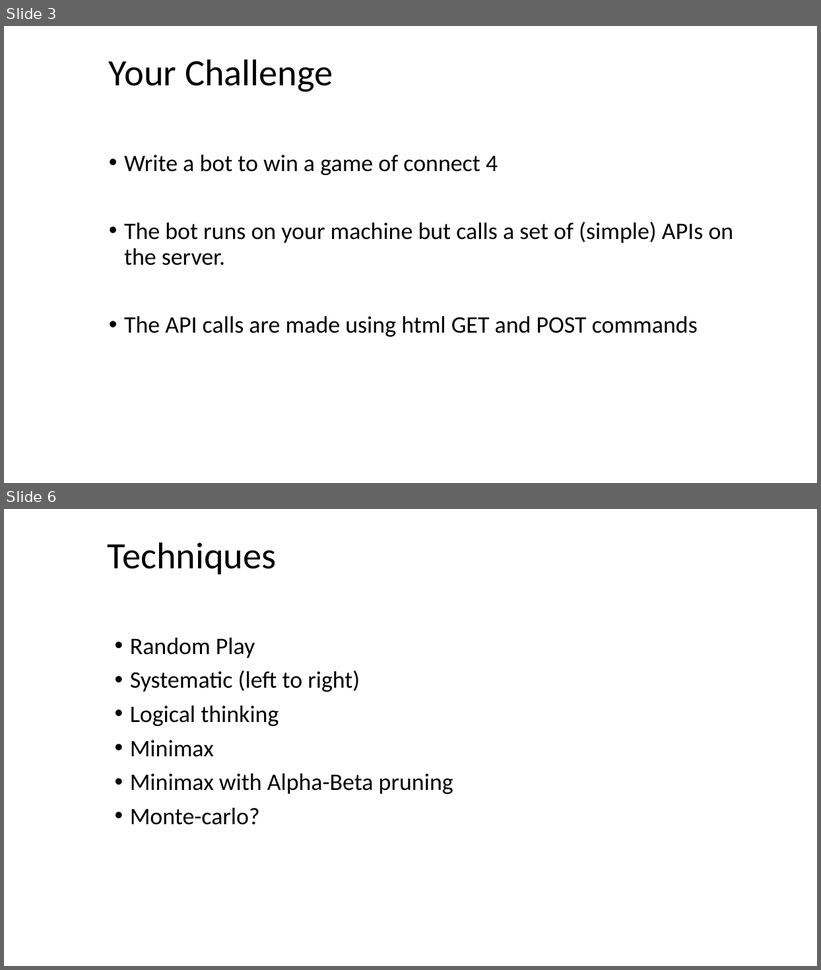
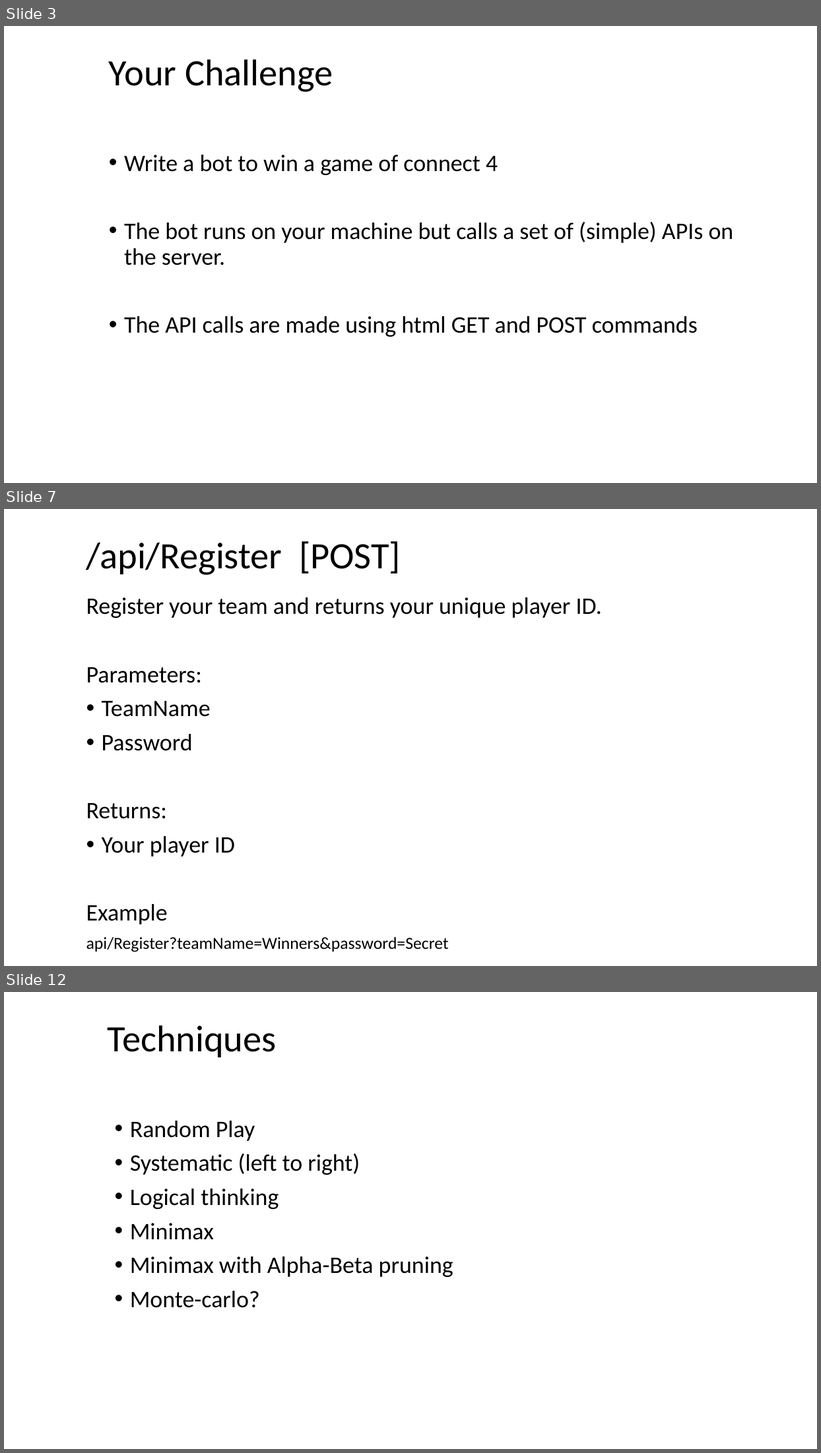
Before and after one commit to YorkCodeDojo/Connect4, a slide deck: Connect4.pptx. Shown one above the other, each under a label of ours: slides 3 and 6 before the commit, slides 3, 7 and 12 after it; the slides between them are not shown. The pictures are 821x970 and 821x1453 pixels, drawn with LibreOffice and Linux fonts; fonts in the diff are those of the drawing; background and template pictures are left out. Boxes give left, top, right and bottom in pixels: in the first picture for what was removed or moved away, otherwise in the second. Text is boxed around its words. In the diff, an @@ line names an element or a change of style, - is before the commit and + after.

```diff
--- a/Connect4.pptx
+++ b/Connect4.pptx
@@ slide 7 added at <box>4,509,817,966</box>, background #FFFFFF @@
@@ title added at <box>86,541,401,575</box>, 44 pt, text #000000 @@
+/api/Register [POST]
@@ text added at <box>86,597,602,953</box>, 28 pt, text #000000 @@
+Register your team and returns your unique player ID.
+Parameters:
+• TeamName
+• Password
+Returns:
+• Your player ID
+Example
+api/Register?teamName=Winners&password=Secret
@@ what was slide 6 is now slide 12 @@
```
Also in this commit, not shown: 4 slides changed, 7 other slides added, 6 other files.
